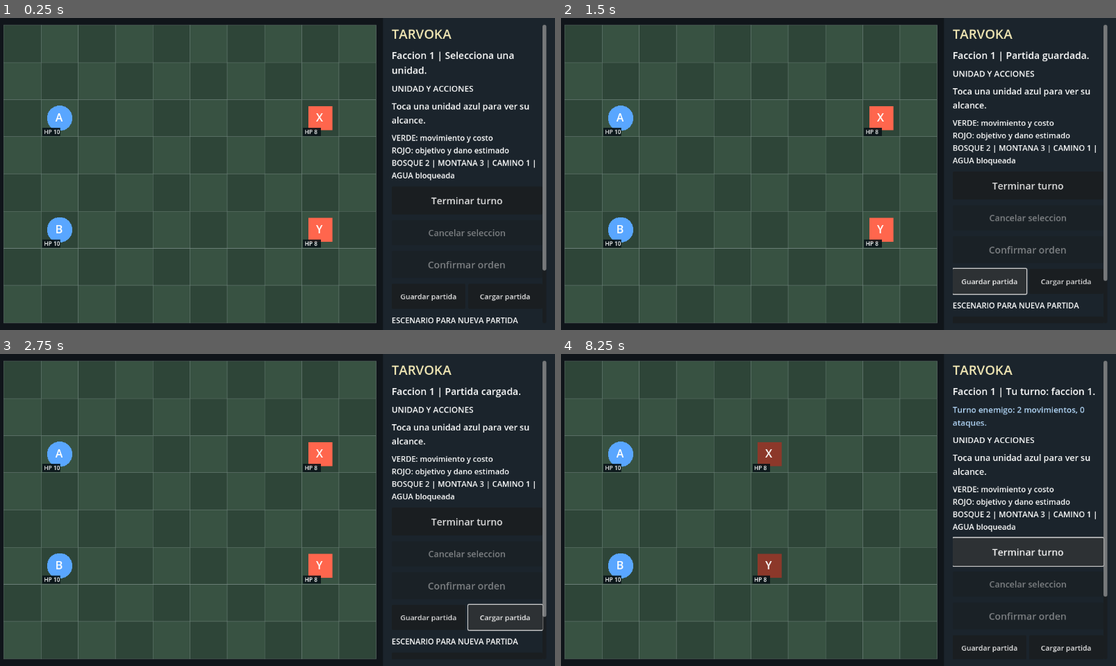
Above: before the commit, frames 1-4 (two rows, left to right).
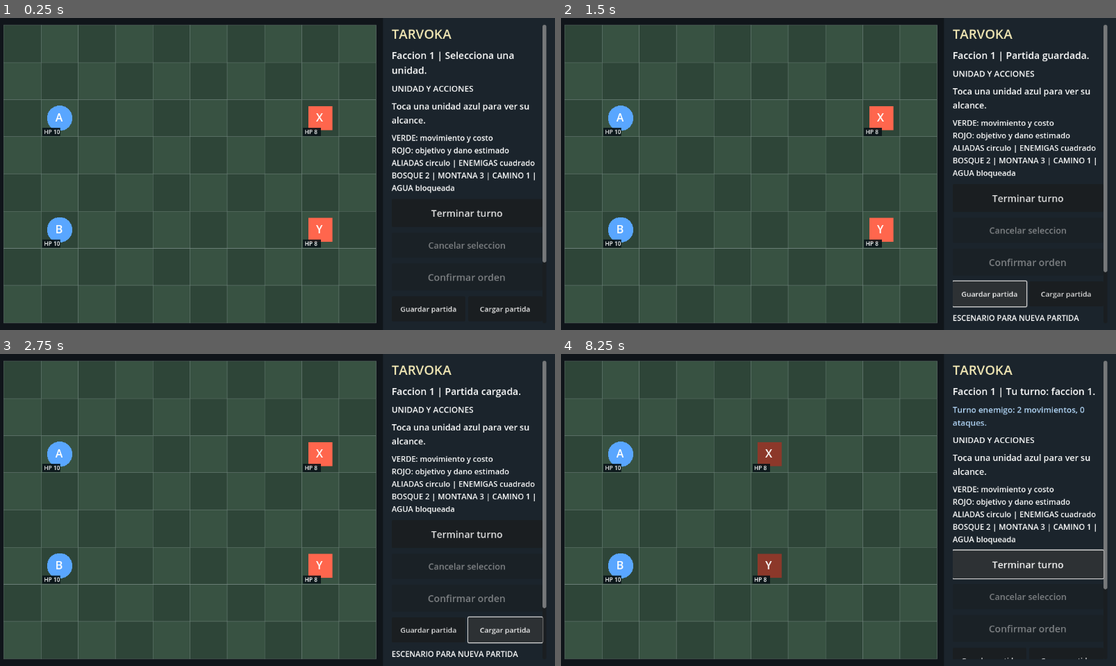
Above: after the commit, the same moments.

Repository: edwinrodri12/Tarvoka
Game: Godot game, scene res://scenes/Main.tscn
Same seed, same stepped clock (60 frames per second), same inputs: the game is played once before the commit and once after it.
Inputs (mouse positions are in pixels of both pictures, inside the frame that each line leads up to):
- Up to frame 1 (0.25 s): no input
- Up to frame 2 (1.5 s): click "Guardar partida" at 0.5 s; click "Guardar partida" at 1.25 s
- Up to frame 3 (2.75 s): click "Cargar partida" at 2 s
- Up to frame 4 (8.25 s): click (1027, 665) at 2.75 s, where only the run before the commit has a clickable "Campo abierto"; click "Guardar partida" at 3.5 s; click "Cargar partida" at 4.25 s; click (1027, 665) at 5 s, where only the run before the commit has a clickable "Campo abierto"; click "Guardar partida" at 5.75 s; click "Cargar partida" at 6.5 s; click (1027, 665) at 7.25 s, where only the run before the commit has a clickable "Campo abierto"; click "Terminar turno" at 8 s

The runs differ from the first frame. In frame 1, 2.3% of the frame differs, in the area x 70-99%, y 45-98%; in frame 2, 2.7%; in frame 3, 2.7%, in the area x 70-99%, y 40-98%; in frame 4, 2.2%.

Commit message:
docs(ui): label non-color faction shapes in tactical legend

Diff:
--- a/scripts/ui/Main.gd
+++ b/scripts/ui/Main.gd
@@ -133,7 +133,7 @@
     panel.add_child(unit_label)
 
     var legend := Label.new()
-    legend.text = "VERDE: movimiento y costo\nROJO: objetivo y dano estimado\nBOSQUE 2 | MONTANA 3 | CAMINO 1 | AGUA bloqueada"
+    legend.text = "VERDE: movimiento y costo\nROJO: objetivo y dano estimado\nALIADAS circulo | ENEMIGAS cuadrado\nBOSQUE 2 | MONTANA 3 | CAMINO 1 | AGUA bloqueada"
     legend.autowrap_mode = TextServer.AUTOWRAP_WORD_SMART
     legend.add_theme_font_size_override("font_size", 16)
     panel.add_child(legend)
